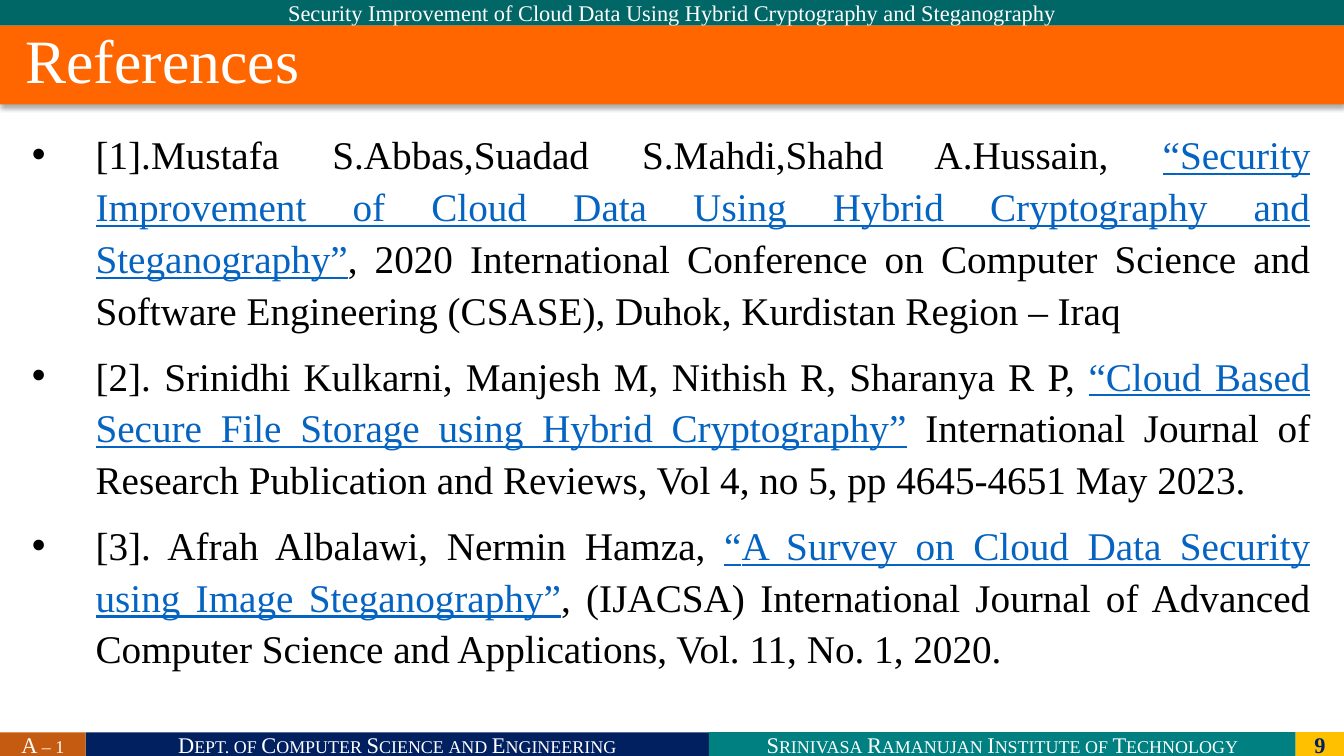
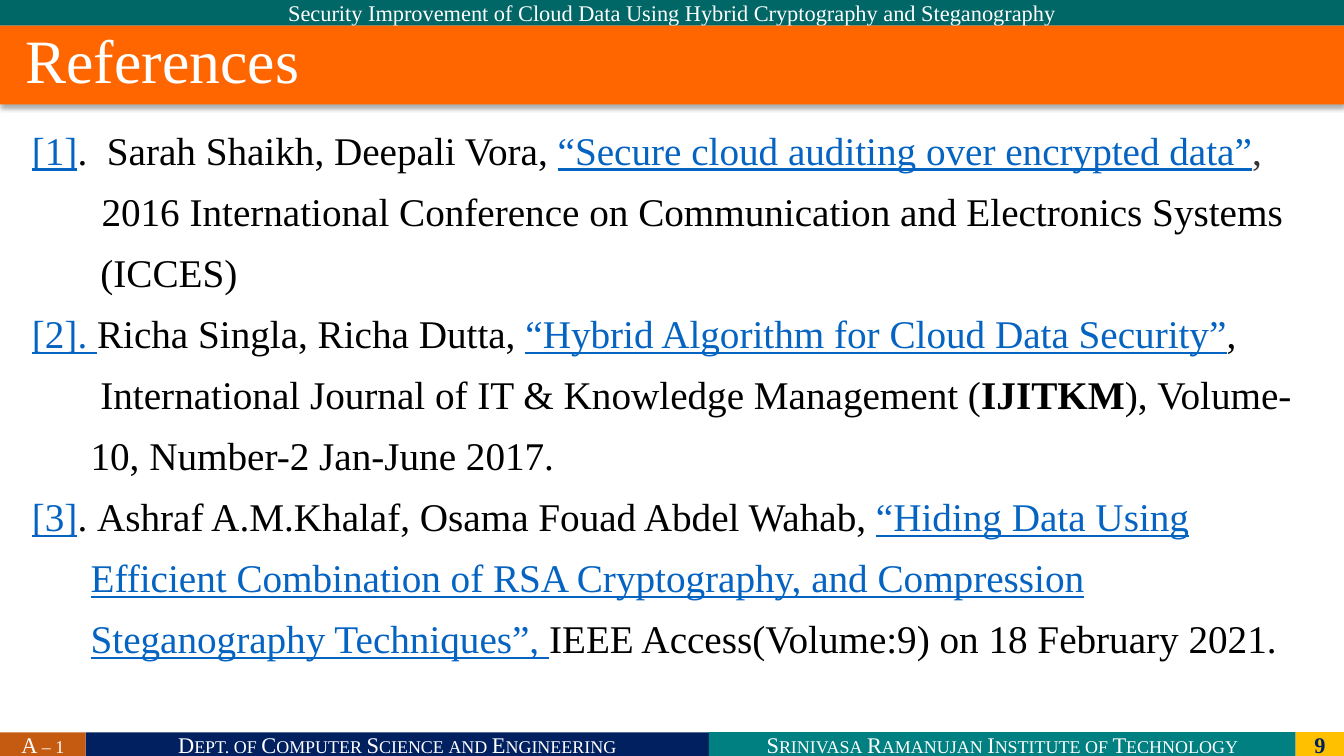
Before and after one commit to SRIT-CSE/SAFE-SHARING-ACESS-CONTROL-FOR-CLOUD-STORED-DATA, a slide deck: slide 9 of ajaykishore-506/Batch-A1.pptx. Drawn at 1344x756 pixels with LibreOffice and Linux fonts; fonts in the diff are those of the drawing; background and template pictures are left out. Boxes give left, top, right and bottom in pixels: in the first picture for what was removed or moved away, otherwise in the second. Text is boxed around its words. In the diff, an @@ line names an element or a change of style, - is before the commit and + after.

```diff
--- a/ajaykishore-506/Batch-A1.pptx
+++ b/ajaykishore-506/Batch-A1.pptx
@@ text at <box>32,137,1291,661</box>: text changed @@
-• [1].Mustafa S.Abbas,Suadad S.Mahdi,Shahd A.Hussain, “Security Improvement of Cloud Data Using Hybrid Cryptography and Steganography”, 2020 International Conference on Computer Science and Software Engineering (CSASE), Duhok, Kurdistan Region – Iraq
-• [2]. Srinidhi Kulkarni, Manjesh M, Nithish R, Sharanya R P, “Cloud Based Secure File Storage using Hybrid Cryptography” International Journal of Research Publication and Reviews, Vol 4, no 5, pp 4645-4651 May 2023.
-• [3]. Afrah Albalawi, Nermin Hamza, “A Survey on Cloud Data Security using Image Steganography”, (IJACSA) International Journal of Advanced Computer Science and Applications, Vol. 11, No. 1, 2020.
+[1]. Sarah Shaikh, Deepali Vora, “Secure cloud auditing over encrypted data”,
+2016 International Conference on Communication and Electronics Systems
+(ICCES)
+[2]. Richa Singla, Richa Dutta, “Hybrid Algorithm for Cloud Data Security”,
+International Journal of IT & Knowledge Management (IJITKM), Volume-
+10, Number-2 Jan-June 2017.
+[3]. Ashraf A.M.Khalaf, Osama Fouad Abdel Wahab, “Hiding Data Using
+Efficient Combination of RSA Cryptography, and Compression
+Steganography Techniques”, IEEE Access(Volume:9) on 18 February 2021.
```
Also in this commit, not shown: 8 other slides changed, 2 slides added.
